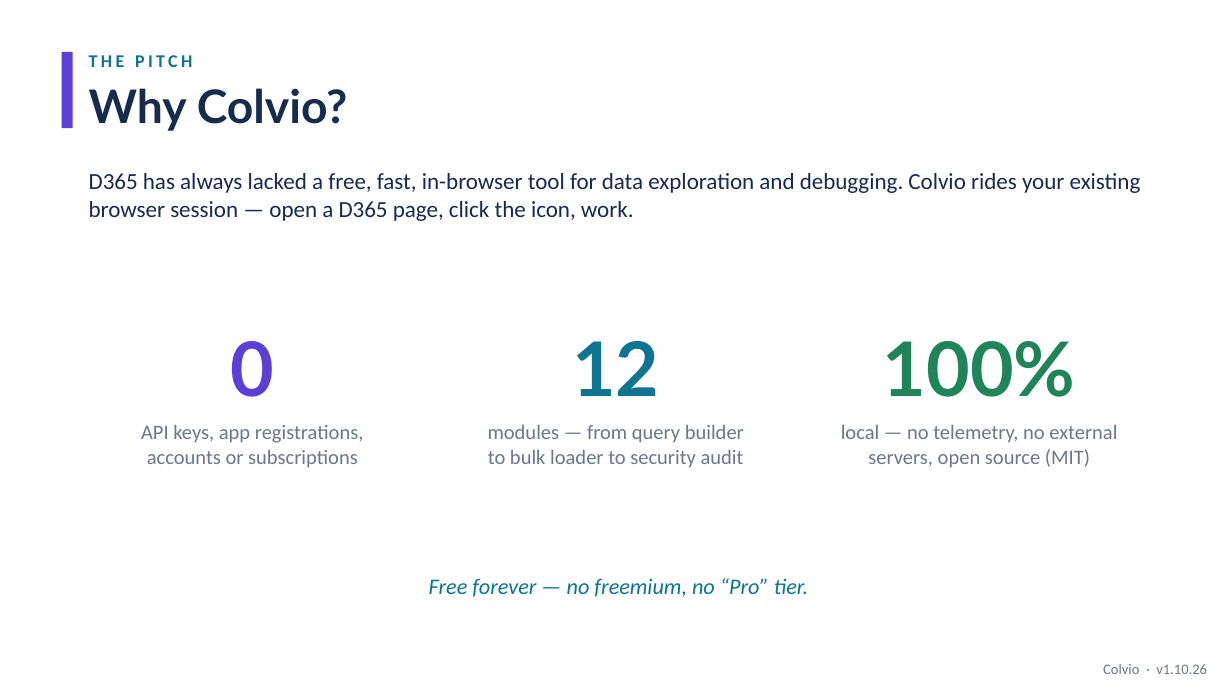
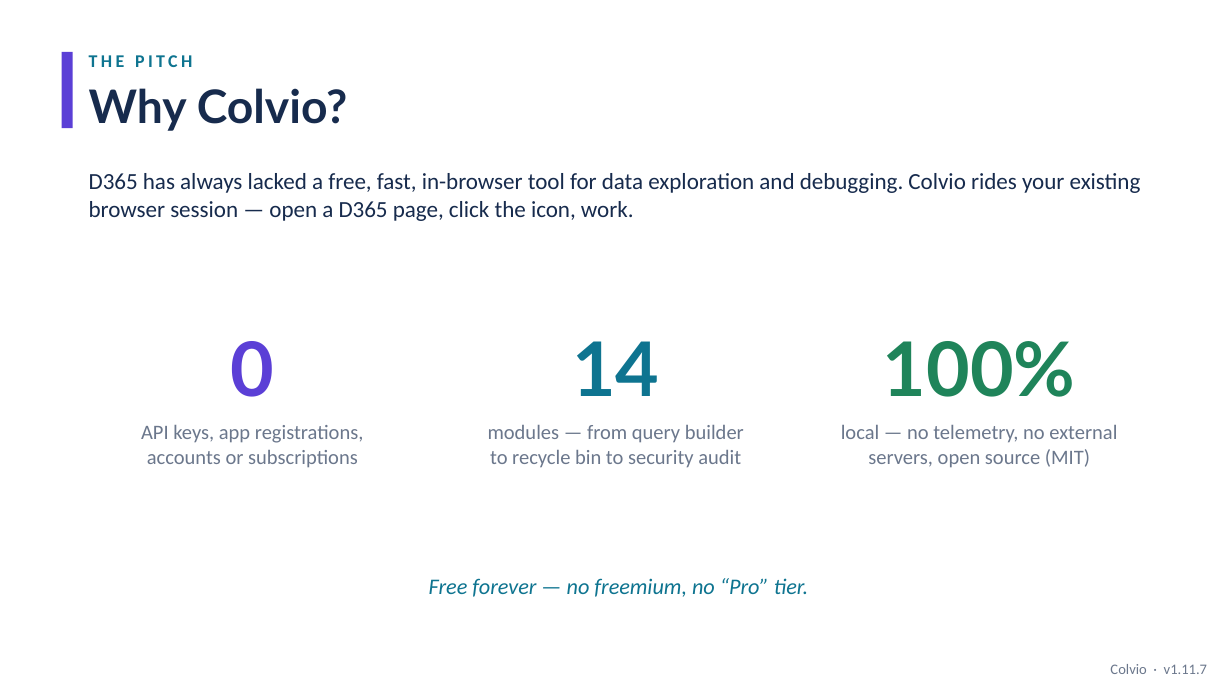
Before and after one commit to zmissoum/colvio, a slide deck: slide 2 of docs/Colvio_Walkthrough.pptx. Drawn at 1232x693 pixels with LibreOffice and Linux fonts; fonts in the diff are those of the drawing. Boxes give left, top, right and bottom in pixels: in the first picture for what was removed or moved away, otherwise in the second. Text is boxed around its words. In the diff, an @@ line names an element or a change of style, - is before the commit and + after.

```diff
--- a/docs/Colvio_Walkthrough.pptx
+++ b/docs/Colvio_Walkthrough.pptx
@@ text at (572, 341, 659, 396): text changed @@
-12
+14
@@ text at (490, 450, 741, 468): text changed @@
-to bulk loader to security audit
+to recycle bin to security audit
@@ text at (1110, 664, 1207, 674): text changed @@
-Colvio · v1.10.26
+Colvio · v1.11.7
```
Also in this commit, not shown: 10 other slides changed, 17 other files.
